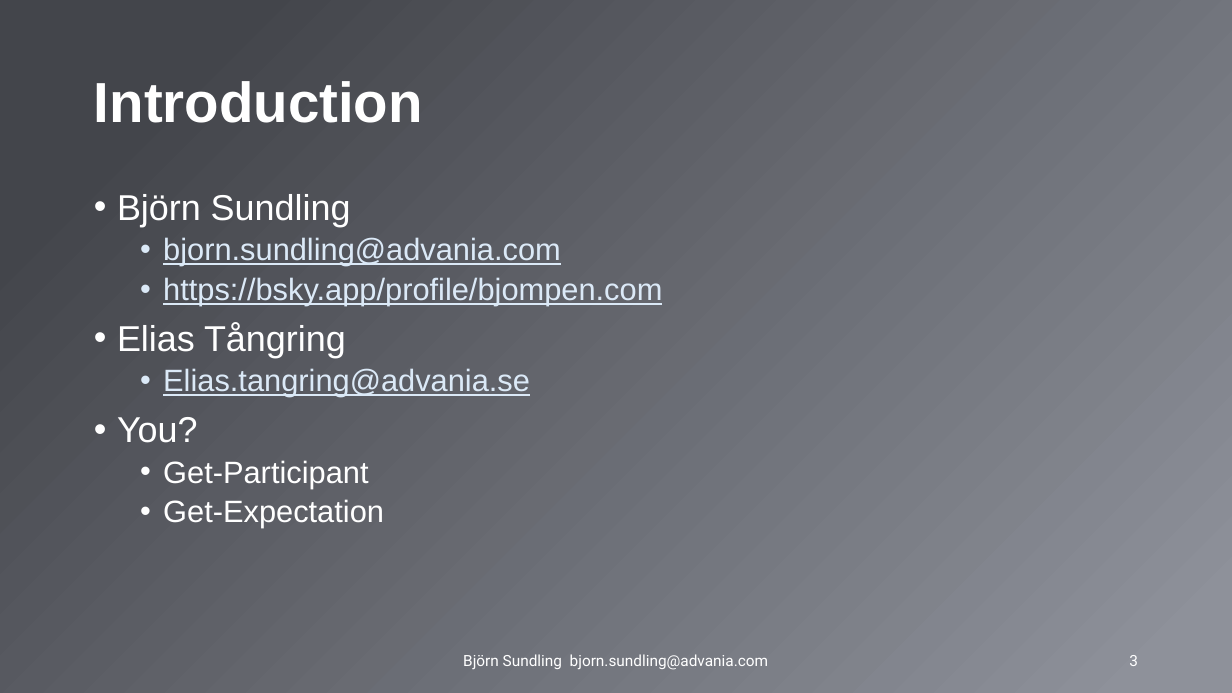
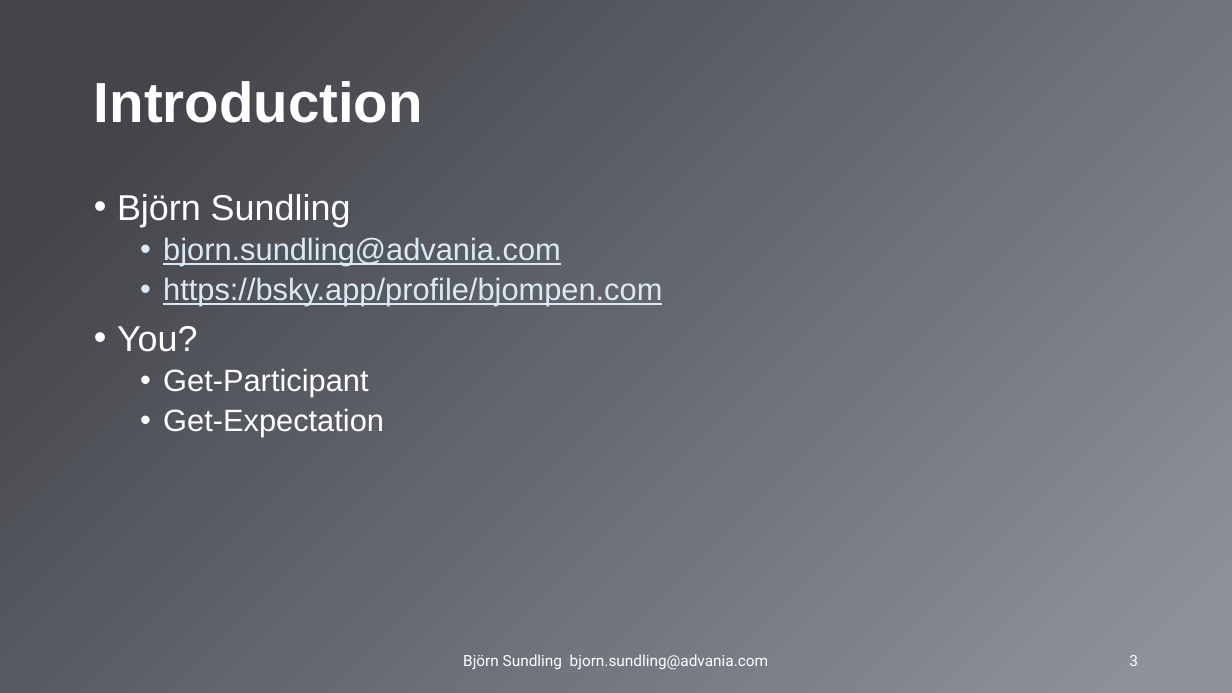
Before and after one commit to AdvaniaSE/PowerShellFundamentals, a slide deck: slide 3 of PowerShell Fundamentals.pptx. Drawn at 1232x693 pixels with LibreOffice and Linux fonts; fonts in the diff are those of the drawing; background and template pictures are left out. Boxes give left, top, right and bottom in pixels: in the first picture for what was removed or moved away, otherwise in the second. Text is boxed around its words. In the diff, an @@ line names an element or a change of style, - is before the commit and + after.

```diff
--- a/PowerShell Fundamentals.pptx
+++ b/PowerShell Fundamentals.pptx
@@ text at <box>117,323,530,397</box>: paragraphs removed @@
-• Elias Tångring
-  • Elias.tangring@advania.se
```
Also in this commit, not shown: 4 other slides changed, 4 slides added.
